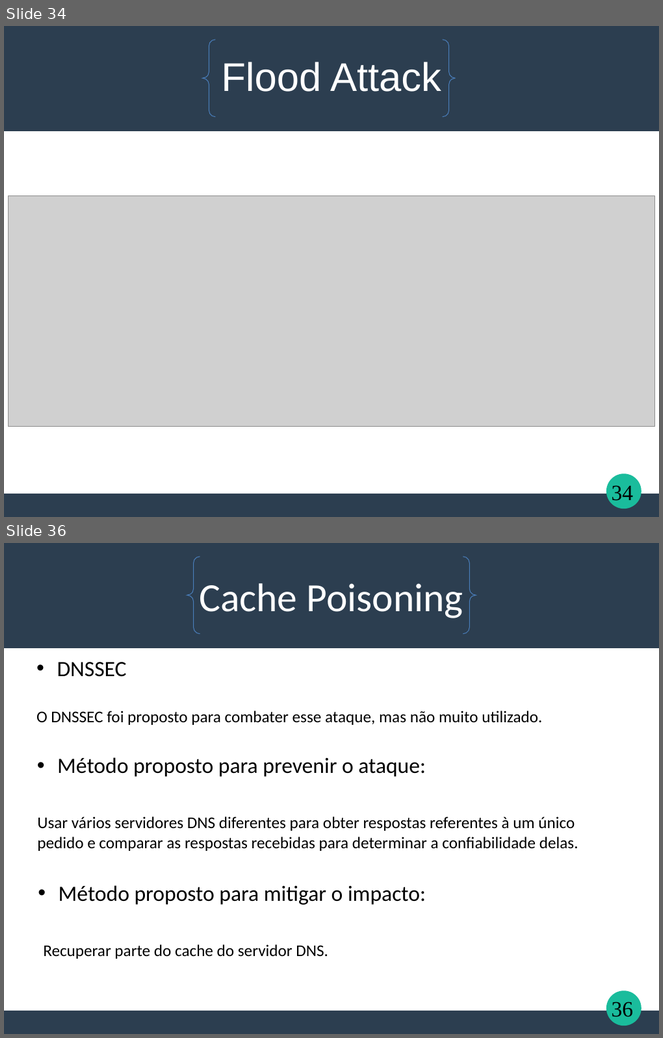
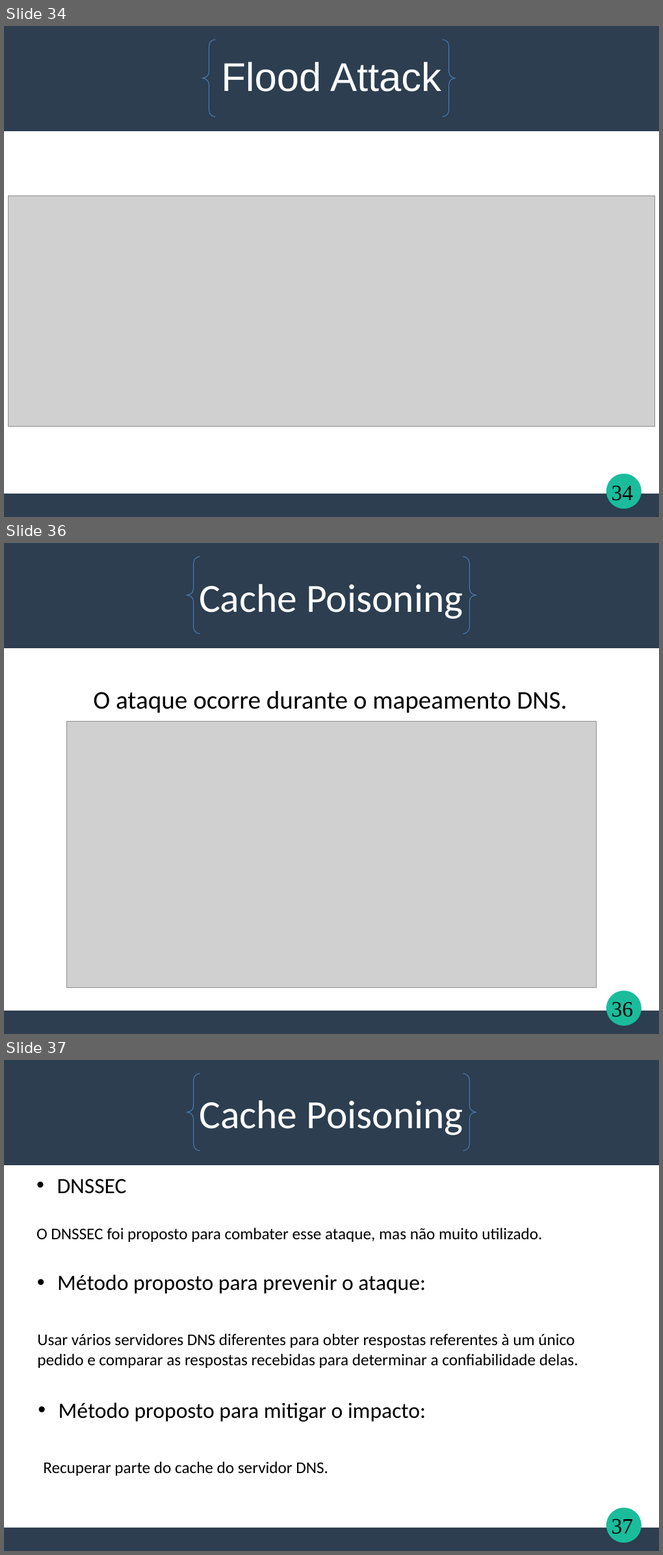
Before and after one commit to TSaytson/teste-trabalho-redes, a slide deck: DNS - final.ppt. Shown one above the other, each under a label of ours: slides 34 and 36 before the commit, slides 34, 36 and 37 after it; the slides between them are not shown. The pictures are 663x1038 and 663x1555 pixels, drawn with LibreOffice and Linux fonts; fonts in the diff are those of the drawing; grey boxes stand for pictures. Boxes give left, top, right and bottom in pixels: in the first picture for what was removed or moved away, otherwise in the second. Text is boxed around its words. In the diff, an @@ line names an element or a change of style, - is before the commit and + after.

Commit message:
Mudança Cache Poisoning

```diff
--- a/DNS - final.ppt
+++ b/DNS - final.ppt
@@ slide 36 added at bbox=[4, 543, 659, 1034], background #FFFFFF; not listed: 3 template elements that a slide beside it also shows @@
@@ brace pair added at bbox=[187, 557, 477, 634], outline #4A7EBB 0.74 pt @@
@@ text added at bbox=[199, 584, 463, 619], 44 pt, text #FFFFFF @@
+Cache Poisoning
@@ text added at bbox=[93, 691, 567, 713], 28 pt, text #000000 @@
+O ataque ocorre durante o mapeamento DNS.
@@ picture added at bbox=[66, 722, 596, 988] @@
@@ page number added at bbox=[612, 1002, 634, 1017], 24 pt, text #000000 @@
+36
@@ what was slide 36 is now slide 37 @@
@@ page number at bbox=[612, 1519, 634, 1534]: text changed @@
-36
+37
```
Also in this commit, not shown: 1 slide changed, 1 other file.
